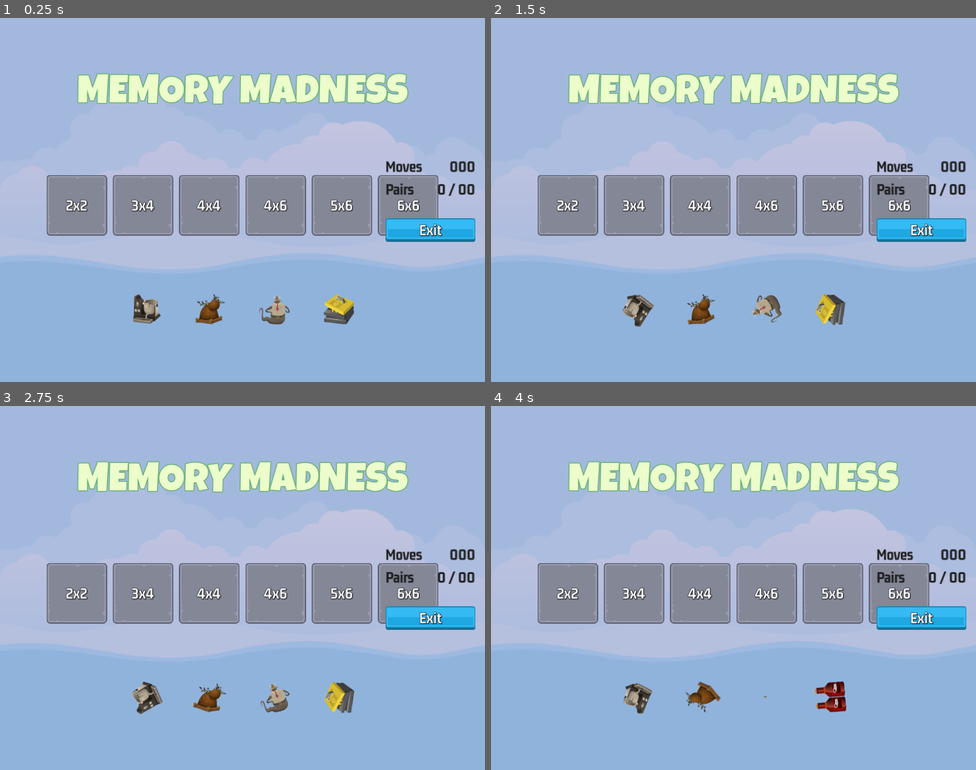
Above: before the commit, frames 1-4 (two rows, left to right).
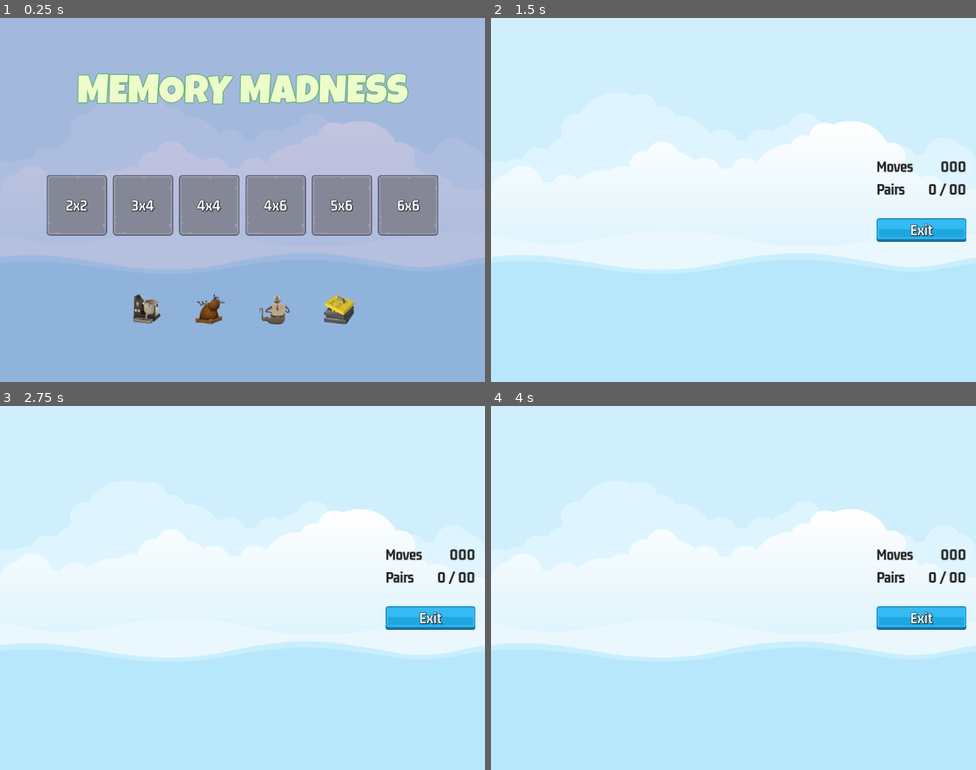
Above: after the commit, the same moments.

Repository: mattburro/Memory-Madness
Game: Godot game, scene res://master_screen/master_screen.tscn
Same seed, same stepped clock (60 frames per second), same inputs: the game is played once before the commit and once after it. Before the commit the project starts from res://master_scene/master_scene.tscn.
Inputs (mouse positions are in pixels of both pictures, inside the frame that each line leads up to):
- Up to frame 1 (0.25 s): no input
- Up to frame 2 (1.5 s): click "2x2" at 0.5 s; click (631, 203) at 1.25 s, where only the run before the commit has a clickable "3x4"
- Up to frame 3 (2.75 s): click (208, 591) at 2 s, where only the run before the commit has a clickable "4x4"
- Up to frame 4 (4 s): click (767, 591) at 2.75 s, where only the run before the commit has a clickable "4x6"; click (835, 591) at 3.5 s, where only the run before the commit has a clickable "5x6"

The runs differ from the first frame. In frame 1, 1.7% of the frame differs, in the area x 79-98%, y 39-62%; in frame 2, 98%, in the area x 0-100%, y 0-100%; in frame 3, 98%; in frame 4, 98%.

Commit message:
Created sound manager singleton, hooked up master and game screen button navigation

Diff:
--- /dev/null
+++ b/game_screen/game_screen.gd
@@ -0,0 +1,7 @@
+extends Control
+
+@onready var sound = $Sound
+
+func on_exit_button_pressed():
+	SoundManager.play_button_click(sound)
+	SignalManager.on_game_exit_pressed.emit()
--- a/game_screen/game_screen.tscn
+++ b/game_screen/game_screen.tscn
@@ -1,5 +1,6 @@
-[gd_scene load_steps=6 format=3 uid="uid://clvnymglba75m"]
+[gd_scene load_steps=7 format=3 uid="uid://clvnymglba75m"]
 
+[ext_resource type="Script" path="res://game_screen/game_screen.gd" id="1_adngp"]
 [ext_resource type="LabelSettings" uid="uid://b16o7l2dvtpqa" path="res://resources/GM_32_Dark.tres" id="1_b0rvt"]
 [ext_resource type="Texture2D" uid="uid://6r0ppna7todg" path="res://assets/ui/blue_button00.png" id="2_sfcje"]
 [ext_resource type="Texture2D" uid="uid://ob0igwdn416x" path="res://assets/ui/yellow_button00.png" id="3_eus8s"]
@@ -13,6 +14,7 @@
 anchor_bottom = 1.0
 grow_horizontal = 2
 grow_vertical = 2
+script = ExtResource("1_adngp")
 
 [node name="HBoxContainer" type="HBoxContainer" parent="."]
 layout_mode = 1
@@ -100,3 +102,7 @@
 label_settings = ExtResource("5_geqia")
 horizontal_alignment = 1
 vertical_alignment = 1
+
+[node name="Sound" type="AudioStreamPlayer" parent="."]
+
+[connection signal="pressed" from="HBoxContainer/MarginContainer2/VBoxContainer/ExitButton" to="." method="on_exit_button_pressed"]
--- a/level_button/level_button.gd
+++ b/level_button/level_button.gd
@@ -15,3 +15,4 @@
 
 func on_pressed():
 	SoundManager.play_button_click(sound)
+	SignalManager.on_level_selected.emit(level_number)
--- a/master_scene/master_scene.tscn
+++ /dev/null
@@ -1,19 +0,0 @@
-[gd_scene load_steps=4 format=3 uid="uid://brttt3flr671p"]
-
-[ext_resource type="Texture2D" uid="uid://cwgyiul751e7w" path="res://assets/images/backgroundEmpty.png" id="1_8v8d0"]
-[ext_resource type="PackedScene" uid="uid://bv65f7dmhqlhy" path="res://main_scene/main_screen.tscn" id="2_eblwr"]
-[ext_resource type="PackedScene" uid="uid://clvnymglba75m" path="res://game_screen/game_screen.tscn" id="3_v50sl"]
-
-[node name="MasterScene" type="CanvasLayer"]
-
-[node name="Background" type="TextureRect" parent="."]
-anchors_preset = 15
-anchor_right = 1.0
-anchor_bottom = 1.0
-grow_horizontal = 2
-grow_vertical = 2
-texture = ExtResource("1_8v8d0")
-
-[node name="MainScreen" parent="." instance=ExtResource("2_eblwr")]
-
-[node name="GameScreen" parent="." instance=ExtResource("3_v50sl")]
--- /dev/null
+++ b/master_screen/master_screen.gd
@@ -0,0 +1,22 @@
+extends CanvasLayer
+
+@onready var main_screen = $MainScreen
+@onready var game_screen = $GameScreen
+@onready var sound = $Sound
+
+func _ready():
+	on_game_exit_pressed()
+	SignalManager.on_game_exit_pressed.connect(on_game_exit_pressed)
+	SignalManager.on_level_selected.connect(on_level_selected)
+
+func show_game(show: bool):
+	game_screen.visible = show
+	main_screen.visible = not show
+
+func on_game_exit_pressed():
+	show_game(false)
+	SoundManager.play_sound(sound, SoundManager.SOUND_MAIN_MENU)
+
+func on_level_selected(level_number: int):
+	show_game(true)
+	SoundManager.play_sound(sound, SoundManager.SOUND_IN_GAME)
--- /dev/null
+++ b/master_screen/master_screen.tscn
@@ -0,0 +1,23 @@
+[gd_scene load_steps=5 format=3 uid="uid://brttt3flr671p"]
+
+[ext_resource type="Texture2D" uid="uid://cwgyiul751e7w" path="res://assets/images/backgroundEmpty.png" id="1_0im4i"]
+[ext_resource type="Script" path="res://master_screen/master_screen.gd" id="1_odwsm"]
+[ext_resource type="PackedScene" uid="uid://bv65f7dmhqlhy" path="res://main_scene/main_screen.tscn" id="2_2kl6i"]
+[ext_resource type="PackedScene" uid="uid://clvnymglba75m" path="res://game_screen/game_screen.tscn" id="3_et8de"]
+
+[node name="MasterScreen" type="CanvasLayer"]
+script = ExtResource("1_odwsm")
+
+[node name="Background" type="TextureRect" parent="."]
+anchors_preset = 15
+anchor_right = 1.0
+anchor_bottom = 1.0
+grow_horizontal = 2
+grow_vertical = 2
+texture = ExtResource("1_0im4i")
+
+[node name="MainScreen" parent="." instance=ExtResource("2_2kl6i")]
+
+[node name="GameScreen" parent="." instance=ExtResource("3_et8de")]
+
+[node name="Sound" type="AudioStreamPlayer" parent="."]
--- a/project.godot
+++ b/project.godot
@@ -11,12 +11,13 @@
 [application]
 
 config/name="MemoryMadness"
-run/main_scene="res://master_scene/master_scene.tscn"
+run/main_scene="res://master_screen/master_screen.tscn"
 config/features=PackedStringArray("4.2", "Forward Plus")
 config/icon="res://icon.png"
 
 [autoload]
 
+SignalManager="*res://singletons/signal_manager.gd"
 ImageManager="*res://singletons/image_manager.gd"
 GameManager="*res://singletons/game_manager.gd"
 SoundManager="*res://singletons/sound_manager.gd"
--- /dev/null
+++ b/singletons/signal_manager.gd
@@ -0,0 +1,4 @@
+extends Node
+
+signal on_level_selected(level_number: int)
+signal on_game_exit_pressed
